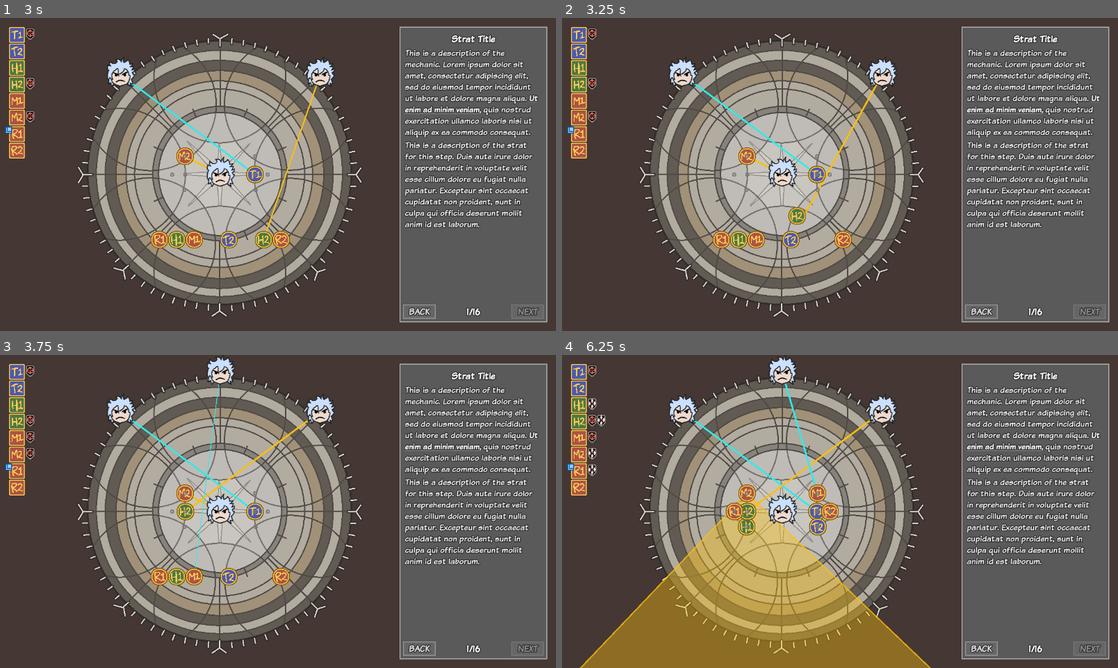
Above: before the commit, frames 1-4 (two rows, left to right).
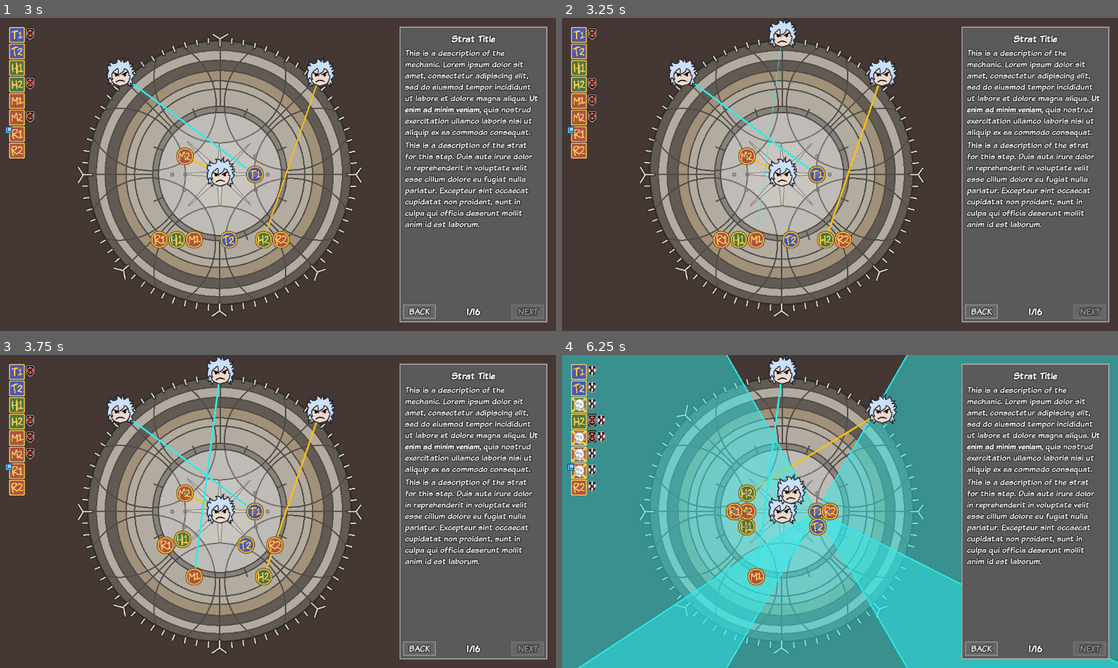
Above: after the commit, the same moments.

Repository: blastron/fru-helpers
Game: Godot game, scene res://main.tscn
Two runs of this game, one before a commit and one after it. Both use one fixed random seed, a clock stepped at 60 frames per second and the inputs below.
Inputs (mouse positions are in pixels of both pictures, inside the frame that each line leads up to):
- Up to frame 1 (3 s): click "fall of faith" at 0.5 s; click "NEXT" at 1.25 s; click "BACK" at 2 s; move the mouse to (400, 158) at 2.77 s; click (400, 158) at 2.92 s
- Up to frame 2 (3.25 s): no input
- Up to frame 3 (3.75 s): click (172, 511) at 3.52 s
- Up to frame 4 (6.25 s): drag from (728, 527) to (812, 574) at 4.27 s; click (734, 511) at 5.02 s; move the mouse to (895, 442) at 5.77 s; click (895, 442) at 5.92 s

Frame 1 is identical in both runs. In frame 2, 1.1% of the frame differs, in the area x 4-57%, y 0-74%; in frame 3, 2.0%; in frame 4, 65%, in the area x 0-100%, y 0-100%.
Error after the commit: Invalid access to property or key 'occupants' on a base object of type 'Control (Locator)'. (res://core/tokens/token.gd:121)

Commit message:
Move tokens based on player input
This adds logic to the FOF resolution for changing how non-user player decisions are made based on the decisions the player has made.

Diff:
--- a/core/strat.gd
+++ b/core/strat.gd
@@ -130,26 +130,16 @@
 						print("Waiting for next button press on step %d..." % new_step)
 
 		State.PLAYER_MOVEMENT:
-			# Iterate through all of our players and move them to their selected locations.
-			var valid_movements: Dictionary = _get_valid_movements(new_step, __selected_locator)
+			# Iterate through all players that have reported movement and move them to their selected locations.
+			var movements: Dictionary = _get_actual_movements(new_step, __selected_locator)
 			var total_moves: int = 0
-			for key in valid_movements.keys():
-				var destinations: Array[Locator]
-				destinations.assign(valid_movements[key])
-				if destinations.is_empty(): continue
-
-				var player: PlayerToken = key
-				if len(destinations) > 1:
-					# In the case where multiple locations are valid, pick the one that is closest to the player's
-					#   current position. We're assuming here that all returned locations are equally valid, and that
-					#   any logic around avoiding combinations will have already happened in _get_valid_movements().
-					destinations = sort_locators_by_distance(destinations, player.position, true)
-
-				var selected_destination: Locator = destinations[0]
-
-				add_dependency(player)
+			for key in movements.keys():
+				var player_token: PlayerToken = key
+				var destination: Locator = movements[key]
+
+				add_dependency(player_token)
+				player_token.move_to_locator(destination)
 				total_moves += 1
-				player.move_to_locator(selected_destination)
 
 			if total_moves <= 0:
 				# No player movement is necessary. Skip straight to step resolution.
@@ -232,6 +222,7 @@
 			if _needs_user_decision(current_step):
 				jump_to_state(current_step, State.WAITING_FOR_DECISION)
 			else:
+				__selected_locator = null
 				jump_to_state(current_step, State.PLAYER_MOVEMENT)
 
 		State.WAITING_FOR_DECISION:
@@ -316,10 +307,43 @@
 #   respond to the user's choice. This function will still return a result for the player, and it may not necessarily
 #   match the user's choice, depending on how the strat is authored.
 # Returns a dictionary whose keys are PlayerTokens and whose values are Array[Locator].
-func _get_valid_movements(step_id: int, user_selection: Locator = null) -> Dictionary:
+func _get_valid_movements(step_id: int) -> Dictionary:
 	# Override this in your strat.
 	assert(false, "_get_valid_movements() must be overridden in a strat.")
 	return {}
+
+
+# Gets a specific location for each player to move to. By default, this queries _get_valid_movements() and picks the
+#   closest locator to the token, except for the user's token, for which we will return the user's selection, if any.
+# Strats may override this to provide different behavior based on the user's selection. Note that it is valid to have
+#   the user's token go to a location other than their selection, if desired.
+func _get_actual_movements(step_id: int, user_selection: Locator) -> Dictionary:
+	var output: Dictionary = {}
+	var valid_movements: Dictionary = _get_valid_movements(step_id)
+	for key in valid_movements.keys():
+		var player_token: PlayerToken = key
+		if player_token.player_data.dead:
+			# Dead players do not move.
+			continue
+
+		if player_token == user_token and user_selection != null:
+			output[player_token] = user_selection
+			continue
+
+		if valid_movements[key].is_empty(): continue
+
+		var destinations: Array[Locator]
+		destinations.assign(valid_movements[key])
+
+		if len(destinations) > 1:
+			# In the case where multiple locations are valid, pick the one that is closest to the player's
+			#   current position. We're assuming here that all returned locations are equally valid, and that
+			#   any logic around avoiding combinations will have already happened in _get_valid_movements().
+			destinations = sort_locators_by_distance(destinations, player_token.position, true)
+
+		output[player_token] = destinations[0]
+
+	return output
 
 
 ##########
@@ -447,6 +471,13 @@
 	return output
 
 
+# Returns the subset of player tokens that are alive.
+func filter_living_only(query_tokens: Array[PlayerToken]) -> Array[PlayerToken]:
+	var output: Array[PlayerToken] = query_tokens.duplicate()
+	output.filter(func(player: PlayerToken): return not player.player_data.dead)
+	return output
+
+
 func _downcast_player_tokens(tokens: Array[PlayerToken]) -> Array[Token]:
 	var downcast_tokens: Array[Token]
 	downcast_tokens.assign(tokens)
--- a/core/tokens/token.gd
+++ b/core/tokens/token.gd
@@ -1,15 +1,19 @@
 class_name Token extends Node2D
+
 
 @export var icon: Sprite2D
 
+
 func _init() -> void:
 	pass
+
 
 func _ready() -> void:
 	if Engine.is_editor_hint():
 		return
 
 	_tags = _initial_tags.duplicate(false)
+
 
 func _process(delta: float) -> void:
 	if Engine.is_editor_hint():
@@ -22,8 +26,10 @@
 ## TAGS
 ##########
 
+
 @export var _initial_tags: Array[String]
 var _tags: Array[String]
+
 
 func add_tag(tag: String) -> void:
 	if not _tags.has(tag):
@@ -32,6 +38,7 @@
 		_on_tags_changed()
 	else:
 		print("Tried to add tag %s to token %s, but it already had it."%[tag, name])
+
 
 func remove_tag(tag: String) -> void:
 	var tag_index: int = _tags.find(tag)
@@ -42,8 +49,10 @@
 	else:
 		print("Tried to remove tag %s from token %s, but it didn't have it."%[tag, name])
 
+
 func has_tag(tag: String) -> bool:
 	return _tags.has(tag)
+
 
 func has_any_tag(tags: Array[String]) -> bool:
 	for tag in tags:
@@ -51,54 +60,93 @@
 			return true
 	return false
 
+
 func has_all_tags(tags: Array[String]) -> bool:
 	for tag in tags:
 		if not _tags.has(tag):
 			return false
 	return true
 
+
 func _on_tags_changed() -> void:
 	pass
+
 
 ##########
 ## TASKS
 ##########
 
+
 # Fired when all outstanding tasks are completed.
 signal task_completed(token: Token)
+
 
 func _try_emit_completion():
 	if not has_outstanding_tasks():
 		task_completed.emit(self)
 
+
 func has_outstanding_tasks() -> bool:
 	return _is_moving
+
 
 ##########
 ## MOVEMENT
 ##########
 
+
 # The speed, in units per second, that the token moves when given a move_to command.
 @export var movement_speed: float = 500
+
 
 var _start_position: Vector2
 var _end_position: Vector2
 var _movement_elapsed_time: float
 var _movement_total_time: float
 
+
+var current_locator: Locator:
+	get: return _current_locator
+var _current_locator: Locator
+
+
 var _is_moving: bool :
 	get: return _movement_elapsed_time < _movement_total_time
 
+
+func _set_locator(locator: Locator) -> void:
+	if _current_locator: _clear_locator()
+
+	_current_locator = locator
+	if _current_locator.occupants.find(self) < 0: _current_locator.occupants.append(self)
+
+
+func _clear_locator() -> void:
+	if _current_locator:
+		# Remove ourselves from our current locator.
+		var occupant_index: int = _current_locator.occupants.find(self)
+		if occupant_index >= 0: _current_locator.occupants.remove_at(occupant_index)
+		_current_locator = null
+
+
 func teleport_to_locator(locator: Locator, pile_index: int = 0, pile_size: int = 0) -> void:
 	teleport_to_position(_get_locator_position(locator, pile_index, pile_size))
+	_set_locator(locator)
+
+
 
 func move_to_locator(locator: Locator, pile_index: int = 0, pile_size: int = 0, speed_override: float = -1) -> void:
 	move_to_position(_get_locator_position(locator, pile_index, pile_size), speed_override)
+	_set_locator(locator)
+
 
 func _get_locator_position(locator: Locator, pile_index: int, pile_size: int) -> Vector2:
 	return locator.position
 
+
 func teleport_to_position(new_position: Vector2) -> void:
+	_clear_locator()
+
 	position = new_position
 
 	# If we were in the middle of a movement, end it.
@@ -107,7 +155,10 @@
 		_movement_total_time = 0
 		_try_emit_completion()
 
+
 func move_to_position(new_position: Vector2, speed_override: float = -1) -> void:
+	_clear_locator()
+
 	_start_position = position
 	_end_position = new_position
 
--- a/p1/fof/fof.gd
+++ b/p1/fof/fof.gd
@@ -212,7 +212,7 @@
 		Step.MOVE_TO_BAITS: return user_token.has_any_tag(_bait_tags)
 		# Initial and secondary tether players change spots, if needed.
 		Step.SHOT_TWO: return user_token.has_any_tag([_tether_tags[0], _tether_tags[2]])
-		Step.SHOT_THREE: return user_token.has_any_tag([_tether_tags[0], _tether_tags[2]])
+		Step.SHOT_THREE: return user_token.has_any_tag([_tether_tags[1], _tether_tags[3]])
 
 	return false
 
@@ -222,25 +222,25 @@
 		Step.TETHER_ONE, Step.TETHER_TWO, Step.TETHER_THREE, Step.TETHER_FOUR:
 			# Tethered players move to their spots.
 			return [
-			_locator_west_center, _locator_west_out, _locator_west_north, _locator_west_south,
-			_locator_east_center, _locator_east_out, _locator_east_north, _locator_east_south
+				_locator_west_center, _locator_west_out, _locator_west_north, _locator_west_south,
+				_locator_east_center, _locator_east_out, _locator_east_north, _locator_east_south
 			]
 		Step.MOVE_TO_BAITS: # Conga players move into spots.
 			return [
-			_locator_west_out, _locator_west_south, _locator_east_south, _locator_east_out
+				_locator_west_out, _locator_west_south, _locator_east_south, _locator_east_out
 			]
 		Step.SHOT_TWO: # West side tethers swap.
 			return [
-			_locator_west_center, _locator_west_north
+				_locator_west_center, _locator_west_out, _locator_west_north, _locator_west_south,
 			]
 		Step.SHOT_THREE: # East side tethers swap.
 			return [
-			_locator_east_center, _locator_east_north
+				_locator_east_center, _locator_east_out, _locator_east_north, _locator_east_south
 			]
 		_: return []
 
 
-func _get_valid_movements(step_id: int, user_selection: Locator = null) -> Dictionary:
+func _get_valid_movements(step_id: int) -> Dictionary:
 	var target_1: Token = find_token_by_tag(_tether_tags[0])
 	var target_2: Token = find_token_by_tag(_tether_tags[1])
 	var target_3: Token = find_token_by_tag(_tether_tags[2])
@@ -256,14 +256,24 @@
 			return { target_2 : [destination] }
 
 		Step.TETHER_THREE:
-			var destination: Locator = _locator_west_center if target_1.has_tag("fire") else _locator_west_north
-			return { target_3 : [destination] }
+			# If either of the cone target positions is occupied, move to the other one. This will put us in the correct
+			#   spot for us to bait the first player's cones if the first player moved correctly. If neither cone
+			#   position is occupied, move to the correct one.
+			if _locator_west_center.occupants.is_empty(): return { target_3 : [_locator_west_center] }
+			elif _locator_west_north.occupants.is_empty(): return { target_3 : [_locator_west_north] }
+			else:
+				var destination: Locator = _locator_west_center if target_1.has_tag("fire") else _locator_west_north
+				return { target_3 : [destination] }
 
 		Step.TETHER_FOUR:
-			var destination: Locator = _locator_east_center if target_2.has_tag("fire") else _locator_east_north
-			return { target_4 : [destination] }
-
-		Step.SHOT_ONE:
+			# As above, but on the east side.
+			if _locator_east_center.occupants.is_empty(): return { target_4 : [_locator_east_center] }
+			elif _locator_east_north.occupants.is_empty(): return { target_4 : [_locator_east_north] }
+			else:
+				var destination: Locator = _locator_east_center if target_2.has_tag("fire") else _locator_east_north
+				return { target_4 : [destination] }
+
+		Step.MOVE_TO_BAITS:
 			# Move all remaining players to their fuss-free static positions
 			return {
 				find_token_by_tag(_bait_tags[0]) : [_locator_west_out],
@@ -290,6 +300,33 @@
 			}
 
 	return {}
+
+
+func _get_actual_movements(step_id: int, user_selection: Locator) -> Dictionary:
+	if user_selection:
+		var target_1: Token = find_token_by_tag(_tether_tags[0])
+		var target_2: Token = find_token_by_tag(_tether_tags[1])
+		var target_3: Token = find_token_by_tag(_tether_tags[2])
+		var target_4: Token = find_token_by_tag(_tether_tags[3])
+
+		# If the user is one of the tether targets, and it's their turn to swap, ignore the actual results and instead
+		#   have the player swap with whoever is at their target location.
+		var first_swap: bool = step_id == Step.SHOT_TWO and (user_token == target_1 or user_token == target_3)
+		var second_swap: bool = step_id == Step.SHOT_THREE and (user_token == target_2 or user_token == target_4)
+		if first_swap or second_swap:
+			if user_selection.occupants.is_empty():
+				# Failsafe for if the user somehow selects an empty spot.
+				return { user_token : user_selection }
+			elif user_selection.occupants[0] == user_token:
+				# The user is not swapping.
+				return {}
+			elif user_token.current_locator != null:
+				return {
+					user_token : user_selection,
+					user_selection.occupants[0] : user_token.current_locator
+				}
+
+	return super._get_actual_movements(step_id, user_selection)
 
 
 ##########
@@ -352,7 +389,7 @@
 
 	var origin: Vector2 = target.position
 
-	var other_players: Array[Token] = _downcast_player_tokens(get_other_player_tokens(target))
+	var other_players: Array[Token] = _downcast_player_tokens(filter_living_only(get_other_player_tokens(target)))
 	var baits: Array[Token] = filter_closest(other_players, 1 if is_fire else 3, target.position)
 
 	var hit_players: Array[PlayerToken]
@@ -374,7 +411,8 @@
 	# TODO: The fussless strat is super forgiving and lets the middle player stand basically wherever. We need to cheat here.
 	if is_fire and len(hit_players) < 4:
 		for player in hit_players:
-			player.player_data.add_buff(_ruin_debuff)
+			if not player.player_data.has_buff(_ruin_debuff):
+				player.player_data.add_buff(_ruin_debuff)
 
 
 func _apply_damage(target: PlayerToken) -> void:
